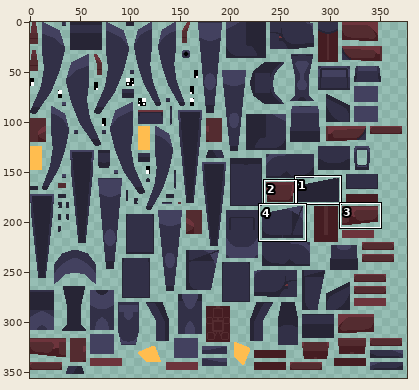
A sprite sheet gets an edit: QB-10 Bioweapon.png. Above, an overview of the earlier version with the close-up marked.
Close-up. Old version:
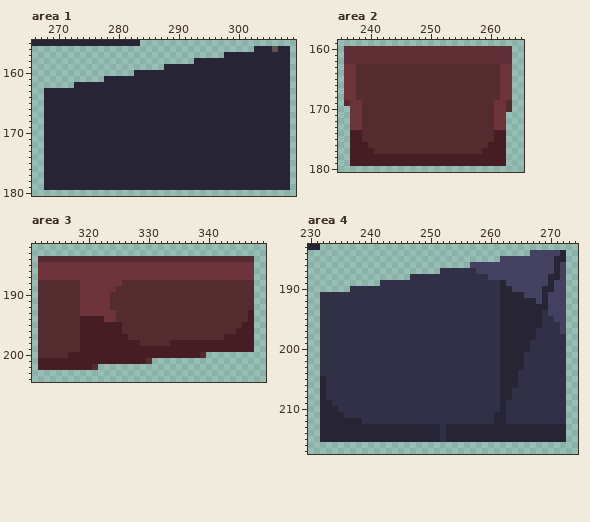
The file is 512x512 pixels. Colours within 5 levels of each other are drawn and written as one. Shown: area 1: x 266..309, y 155..180; area 2: x 235..265, y 159..180; area 3: x 311..349, y 182..204; area 4: x 230..274, y 183..217. The wide view leaves out empty margins. The commit also changed other parts of the picture, which this record leaves out.
The result:
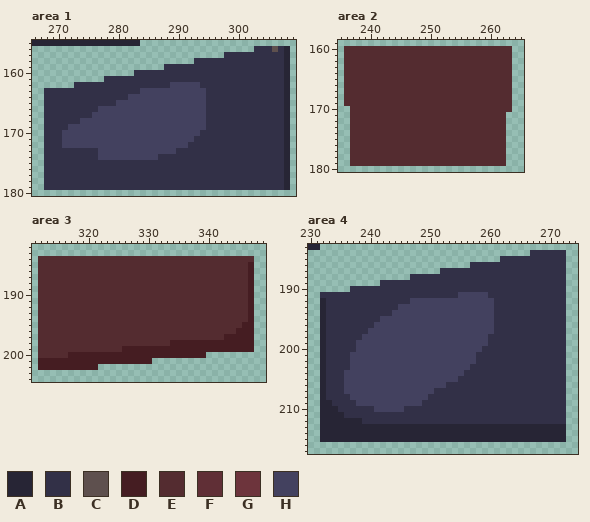
Palette (. is transparent): A #272535  B #323047  C #5e504e  D #451d22  E #542c30  F #602f36  G #6d343c  H #43415f
From old to new:
Changed rows in their new state; - is an unchanged pixel.
Area 1:
first column x 268:
156 -----------------------------------BBB-B
157 ------------------------------BBBBBBBBBB
158 -------------------------BBBBBBBBBBBBBBB
159 --------------------BBBBBBBBBBBBBBBBBBBB
160 ---------------BBBBBBBBBBBBBBBBBBBBBBBBB
161 ----------BBBBBBBBBBBBBBBBBBBBBBBBBBBBBB
162 -----BBBBBBBBBBBBBBBBHHHHHBBBBBBBBBBBBBB
163 BBBBBBBBBBBBBBBBHHHHHHHHHHHBBBBBBBBBBBBB
164 BBBBBBBBBBBBBBHHHHHHHHHHHHHBBBBBBBBBBBBB
165 BBBBBBBBBBBBHHHHHHHHHHHHHHHBBBBBBBBBBBBB
166 BBBBBBBBBHHHHHHHHHHHHHHHHHHBBBBBBBBBBBBB
167 BBBBBBBBHHHHHHHHHHHHHHHHHHHBBBBBBBBBBBBB
168 BBBBBBHHHHHHHHHHHHHHHHHHHHHBBBBBBBBBBBBB
169 BBBBHHHHHHHHHHHHHHHHHHHHHHHBBBBBBBBBBBBB
170 BBBHHHHHHHHHHHHHHHHHHHHHHHBBBBBBBBBBBBBB
171 BBBHHHHHHHHHHHHHHHHHHHHHHBBBBBBBBBBBBBBB
172 BBBHHHHHHHHHHHHHHHHHHHHHBBBBBBBBBBBBBBBB
173 BBBBBBBBBHHHHHHHHHHHHHBBBBBBBBBBBBBBBBBB
174 BBBBBBBBBHHHHHHHHHHBBBBBBBBBBBBBBBBBBBBB
175 BBBBBBBBBBBBBBBBBBBBBBBBBBBBBBBBBBBBBBBB
176 BBBBBBBBBBBBBBBBBBBBBBBBBBBBBBBBBBBBBBBB
177 BBBBBBBBBBBBBBBBBBBBBBBBBBBBBBBBBBBBBBBB
178 BBBBBBBBBBBBBBBBBBBBBBBBBBBBBBBBBBBBBBBB
179 BBBBBBBBBBBBBBBBBBBBBBBBBBBBBBBBBBBBBBBB
Area 2:
first column x 236:
160 EEEEEEEEEEEEEEEEEEEEEEEEEEEE
161 EEEEEEEEEEEEEEEEEEEEEEEEEEEE
162 EEEEEEEEEEEEEEEEEEEEEEEEEEEE
163 EE------------------------EE
164 EE------------------------EE
165 EE------------------------EE
166 EE------------------------EE
167 EE------------------------EE
168 EE------------------------EE
169 -EE----------------------EE-
170 -EE----------------------EE-
171 -EE----------------------EE-
172 -EE----------------------EE-
173 -EE----------------------EE-
174 -EE----------------------EE-
175 -EE----------------------EE-
176 -EEE--------------------EEE-
177 -EEEE------------------EEEE-
178 -EEEEEEEEEEEEEEEEEEEEEEEEEE-
179 -EEEEEEEEEEEEEEEEEEEEEEEEEE-
Area 3:
first column x 312:
185 EEEEEEEEEEEEEEEEEEEEEEEEEEEEEEEEEEED
186 EEEEEEEEEEEEEEEEEEEEEEEEEEEEEEEEEEED
187 EEEEEEEEEEEEEEEEEEEEEEEEEEEEEEEEEEED
188 -------EEEEEEE---------------------D
189 -------EEEEEE----------------------D
190 -------EEEEE-----------------------D
191 -------EEEEE-----------------------D
192 -------EEEEE-----------------------D
193 -------EEEEEE-----------------------
194 -------EEEEEE-----------------------
195 -------EEEEEEE----------------------
196 -------EEEEEEE----------------------
197 -------EEEEEEEE---------------------
198 -------EEEEEEEEEE-------------------
199 -------EEEEEEE----------------------
200 ---------------------------D--------
201 ------------------D-----------------
202 ---------D--------------------------
Area 4:
first column x 232:
184 -----------------------------------BBBBBB
185 ------------------------------BBBBBBBBBBB
186 -------------------------BBBBBBBBBBBBBBBB
187 --------------------------BBBBBBBBBBBBBBB
188 ----------------------------BBBBBBBBBBBBB
189 ------------------------------BBBBBBBBBBB
190 ------------------------------BBBBBBBBBBB
191 -----------------------HHHHH--BBBBBBBBBBB
192 A--------------HHHHHHHHHHHHHH-BBBBBBBBBBB
193 A------------HHHHHHHHHHHHHHHH-BBBBBBBBBBB
194 A-----------HHHHHHHHHHHHHHHHH-BBBBBBB-BBB
195 A---------HHHHHHHHHHHHHHHHHHH-BBBBBBB--BB
196 A--------HHHHHHHHHHHHHHHHHHHH-BBBBBBB---B
197 A-------HHHHHHHHHHHHHHHHHHHHH-BBBBBB----B
198 A------HHHHHHHHHHHHHHHHHHHHH--BBBBBB-----
199 A-----HHHHHHHHHHHHHHHHHHHHHH--BBBBB------
200 A-----HHHHHHHHHHHHHHHHHHHHH---BBBBB------
201 A----HHHHHHHHHHHHHHHHHHHHH----BBBB-------
202 A----HHHHHHHHHHHHHHHHHHHHH----BBBB-------
203 A----HHHHHHHHHHHHHHHHHHHH-----BBBB-------
204 A---HHHHHHHHHHHHHHHHHHHH------BBB--------
205 ----HHHHHHHHHHHHHHHHHHH-------BBB--------
206 ----HHHHHHHHHHHHHHHHH---------BBB--------
207 ----HHHHHHHHHHHHHHH-----------BB---------
208 -----HHHHHHHHHHHHH------------BB---------
209 ------HHHHHHHHHHH-------------B----------
210 ---------HHHHH----------------B----------
211 -----------------------------BB----------
212 -----------------------------BB----------
213 --------------------A--------------------
214 --------------------A--------------------
215 --------------------A--------------------
Where, in picture pixels (left, top, right, bottom), the same in both close-ups:
changed: (44, 46, 284, 190)
changed: (344, 46, 512, 166)
changed: (38, 262, 254, 370)
changed: (344, 250, 566, 424)
changed: (320, 298, 326, 376)
changed: (440, 424, 446, 442)
